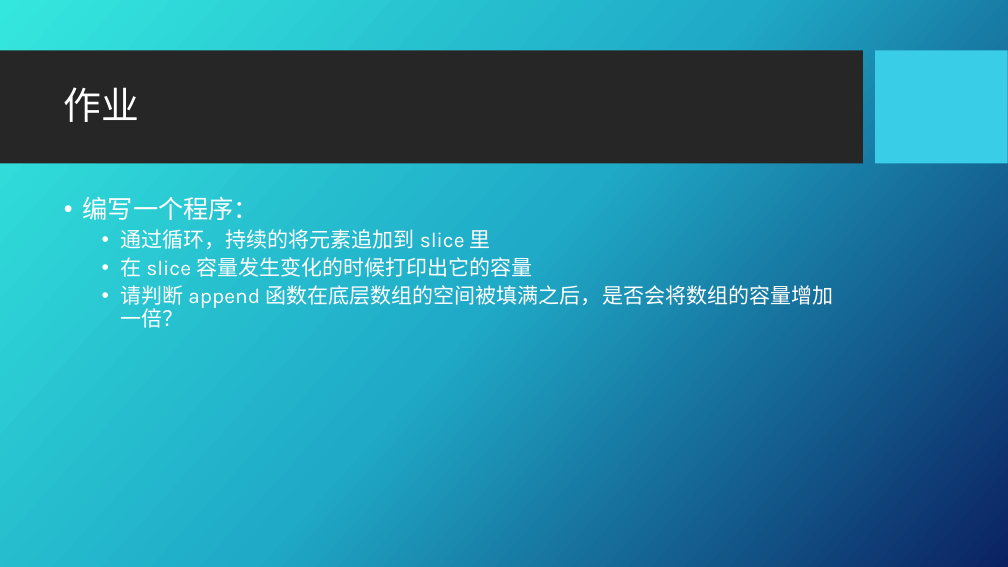
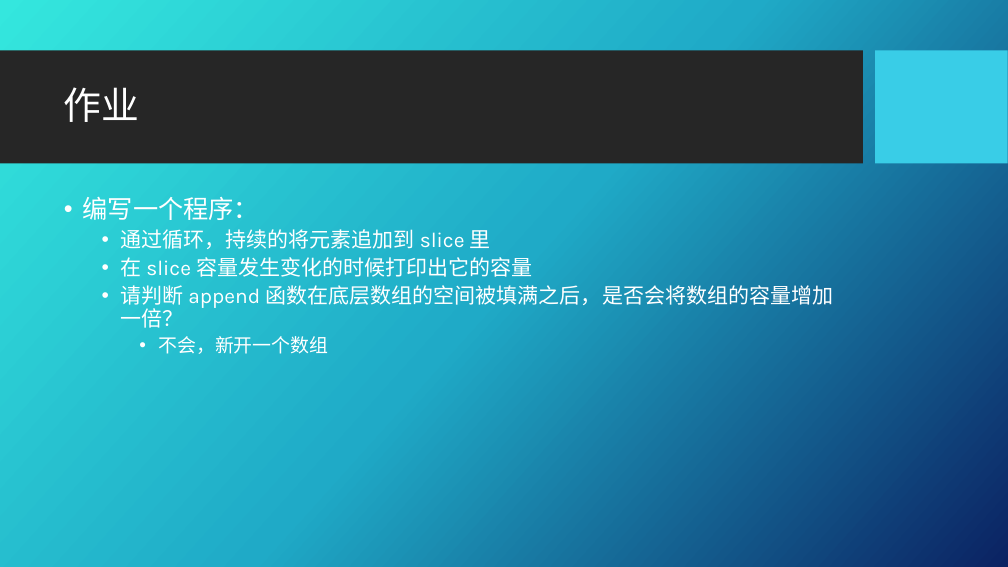
Before and after one commit to Applevegetable/note, a slide deck: slide 15 of PPT/Go 18.pptx. Drawn at 1008x567 pixels with LibreOffice and Linux fonts; fonts in the diff are those of the drawing; background and template pictures are left out. Boxes give left, top, right and bottom in pixels: in the first picture for what was removed or moved away, otherwise in the second. Text is boxed around its words. In the diff, an @@ line names an element or a change of style, - is before the commit and + after.

```diff
--- a/PPT/Go 18.pptx
+++ b/PPT/Go 18.pptx
@@ text at (158,336,328,354): paragraph added @@
+    • 不会，新开一个数组
```
Also in this commit, not shown: 23 other files.
